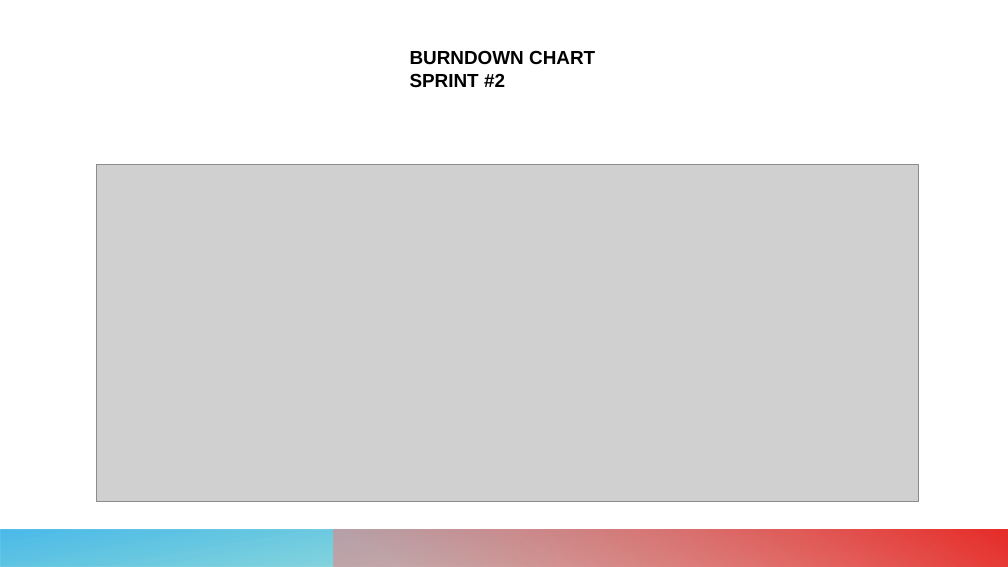
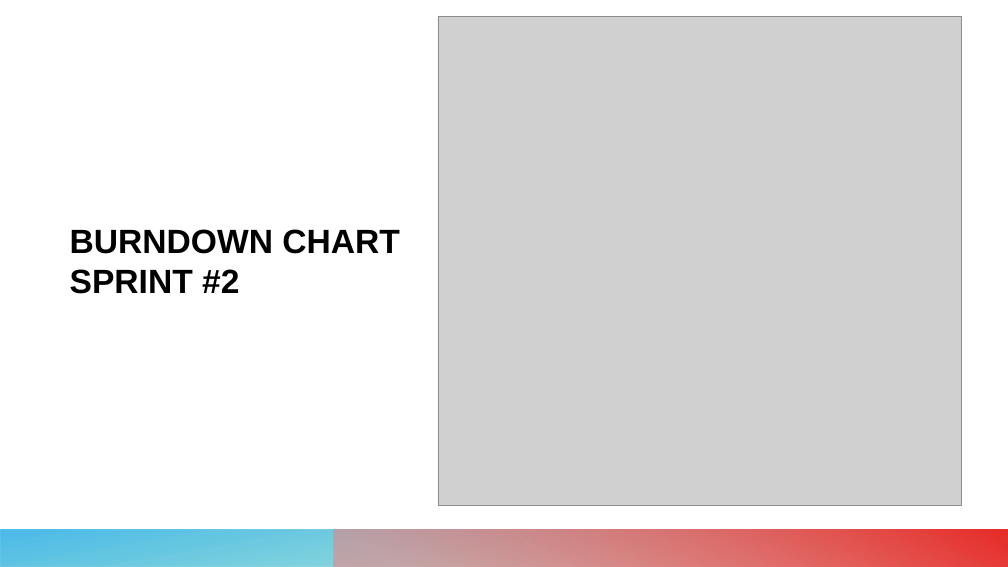
Before and after one commit to giuseppefrusso/Team8SE, a slide deck: slide 5 of Team 8 finale.pptx. Drawn at 1008x567 pixels with LibreOffice and Linux fonts; fonts in the diff are those of the drawing; grey boxes stand for pictures. Boxes give left, top, right and bottom in pixels: in the first picture for what was removed or moved away, otherwise in the second. Text is boxed around its words. In the diff, an @@ line names an element or a change of style, - is before the commit and + after.

```diff
--- a/Team 8 finale.pptx
+++ b/Team 8 finale.pptx
@@ picture added at (438, 16, 961, 505) @@
@@ picture removed at (97, 165, 919, 502) @@
@@ text "BURNDOWN CHART": place and size @@
-text "BURNDOWN CHART" at (410, 50, 595, 88)
+text "BURNDOWN CHART" at (70, 229, 400, 294)
@@ text "BURNDOWN CHART" at (70, 229, 400, 294): size 18 to 32 pt @@
```
Also in this commit, not shown: 3 other slides changed.
